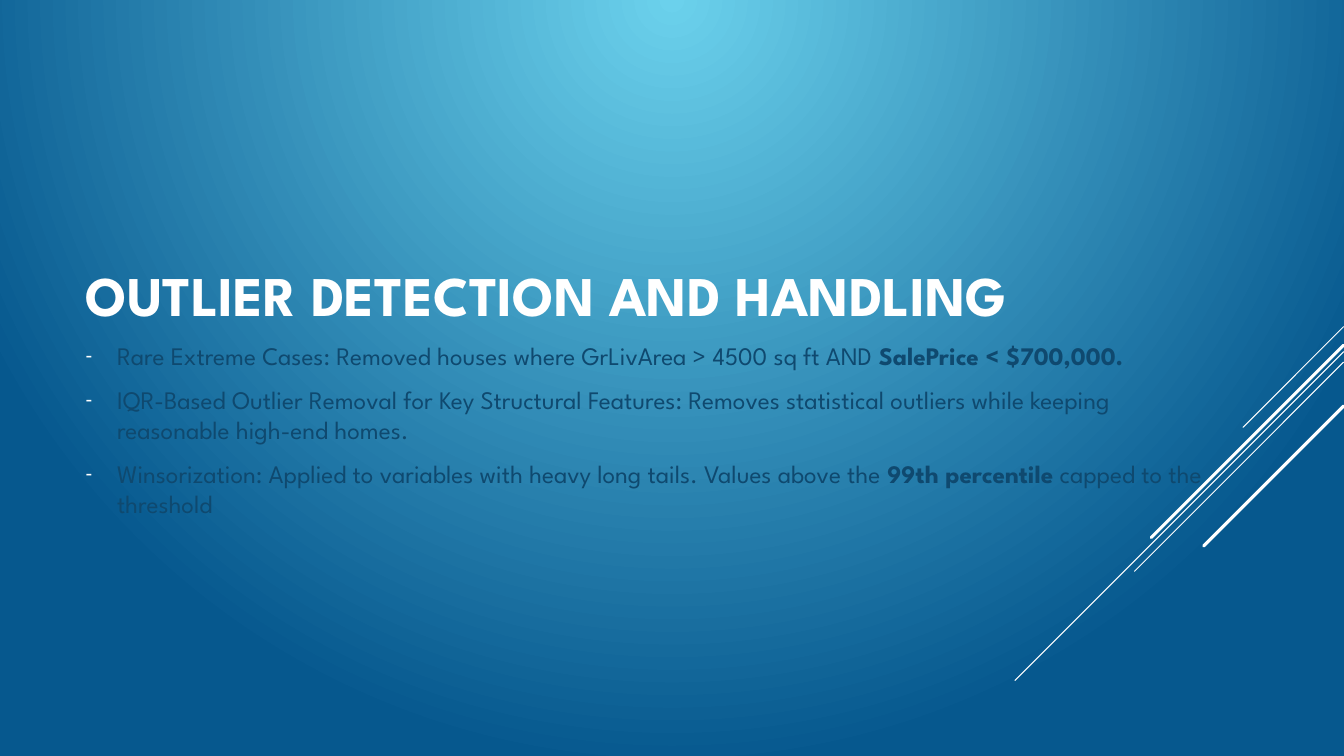
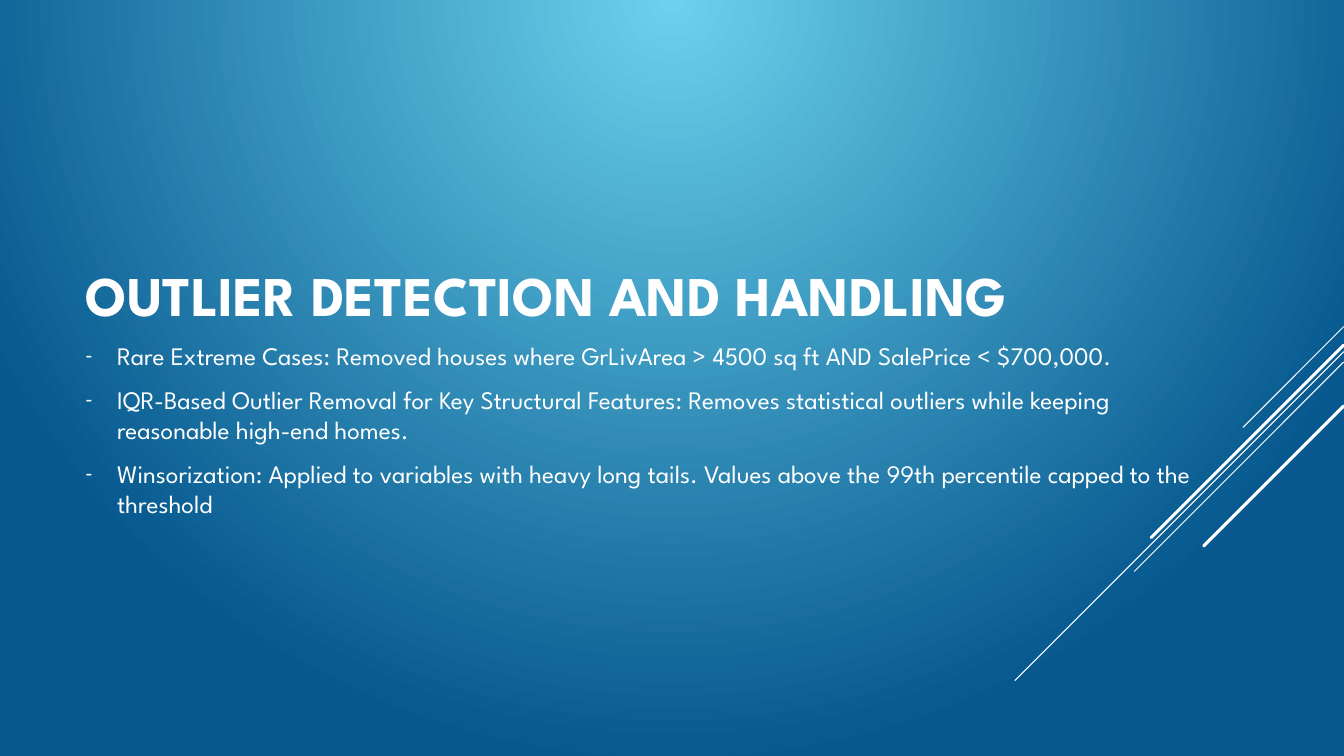
Before and after one commit to kibosivy/Property-Prices-Predictions, a slide deck: slide 7 of House price prediction presentation.pptx. Drawn at 1344x756 pixels with LibreOffice and Linux fonts; fonts in the diff are those of the drawing; background and template pictures are left out. Boxes give left, top, right and bottom in pixels: in the first picture for what was removed or moved away, otherwise in the second. Text is boxed around its words. In the diff, an @@ line names an element or a change of style, - is before the commit and + after.

```diff
--- a/House price prediction presentation.pptx
+++ b/House price prediction presentation.pptx
@@ text at box(117, 345, 1190, 514): text colour #0F496F to #FFFFFF; bold off in "SalePrice < $700,000.", "99th percentile" @@
```
Also in this commit, not shown: 2 other slides changed, 6 other files.
